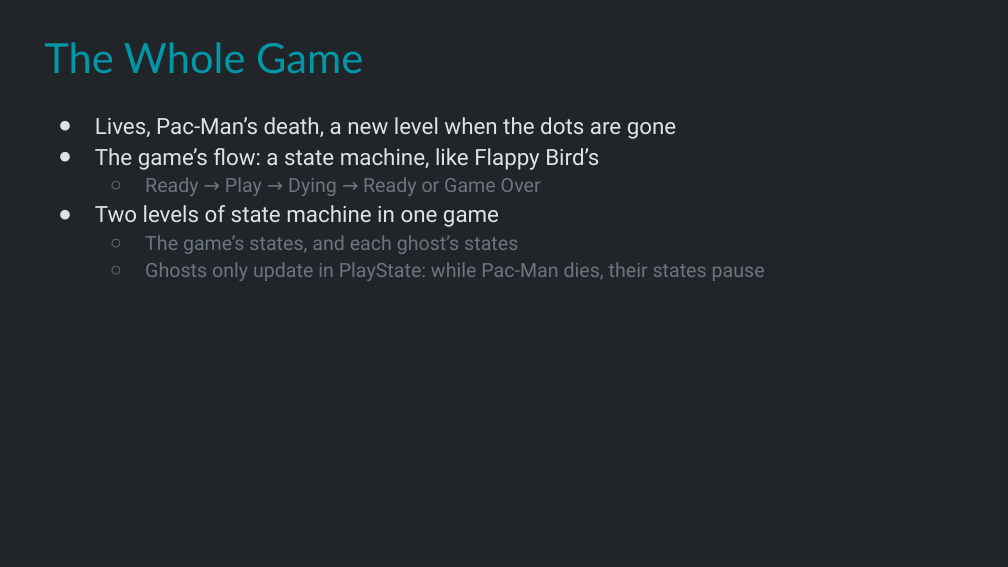
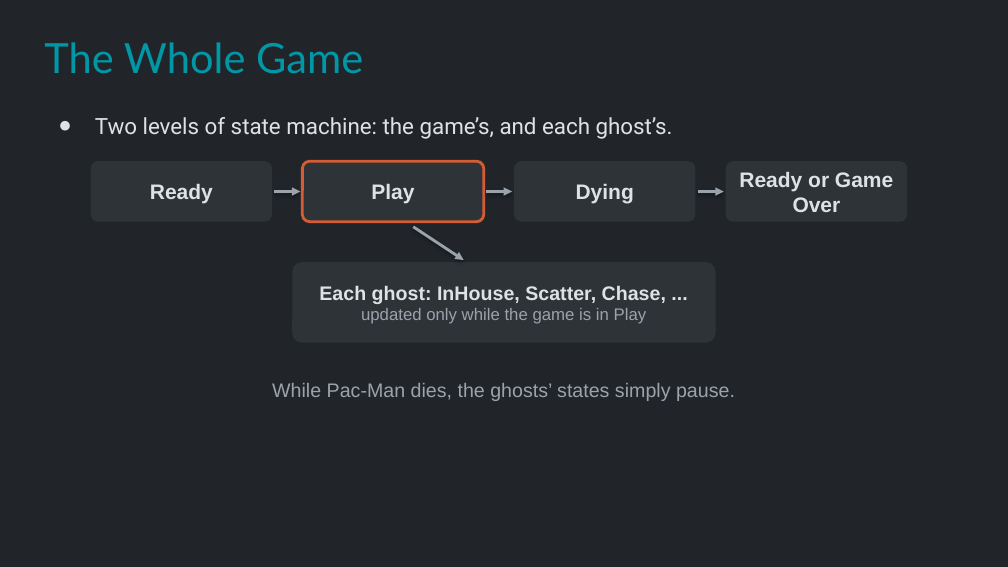
Before and after one commit to Metamate/gar, a slide deck: slide 21 of slides/05 Pac-Man.pptx. Drawn at 1008x567 pixels with LibreOffice and Linux fonts; fonts in the diff are those of the drawing. Boxes give left, top, right and bottom in pixels: in the first picture for what was removed or moved away, otherwise in the second. Text is boxed around its words. In the diff, an @@ line names an element or a change of style, - is before the commit and + after.

```diff
--- a/slides/05 Pac-Man.pptx
+++ b/slides/05 Pac-Man.pptx
@@ text at box(95, 117, 673, 139): text changed; size 14 to 16 pt; text colour #6C757D to #DEE2E6 @@
-● Lives, Pac-Man’s death, a new level when the dots are gone
-● The game’s flow: a state machine, like Flappy Bird’s
-  ○ Ready → Play → Dying → Ready or Game Over
-● Two levels of state machine in one game
-  ○ The game’s states, and each ghost’s states
-  ○ Ghosts only update in PlayState: while Pac-Man dies, their states pause
+● Two levels of state machine: the game’s, and each ghost’s.
@@ rounded rectangle added at box(91, 161, 272, 222), fill #2E3338, 15 pt, text #DEE2E6, bold @@
+Ready
@@ rounded rectangle added at box(302, 161, 484, 222), fill #2E3338, outline #D45D35 2 pt, 15 pt, text #DEE2E6, bold @@
+Play
@@ rounded rectangle added at box(514, 161, 696, 222), fill #2E3338, 15 pt, text #DEE2E6, bold @@
+Dying
@@ rounded rectangle added at box(726, 161, 907, 222), fill #2E3338, 15 pt, text #DEE2E6, bold @@
+Ready or Game Over
@@ arrow added from (274, 192) to (300, 192), #9AA3AB 2 pt @@
@@ arrow added from (486, 192) to (512, 192), #9AA3AB 2 pt @@
@@ arrow added from (698, 192) to (724, 192), #9AA3AB 2 pt @@
@@ arrow added from (413, 227) to (464, 260), #9AA3AB 2 pt @@
@@ rounded rectangle added at box(292, 262, 716, 343), fill #2E3338, 14 pt, text #DEE2E6, bold @@
+Each ghost: InHouse, Scatter, Chase, ...
+updated only while the game is in Play
@@ text added at box(272, 383, 735, 401), 14 pt, text #9AA3AB @@
+While Pac-Man dies, the ghosts’ states simply pause.
```
Also in this commit, not shown: 6 other slides changed, 1 slide added.
